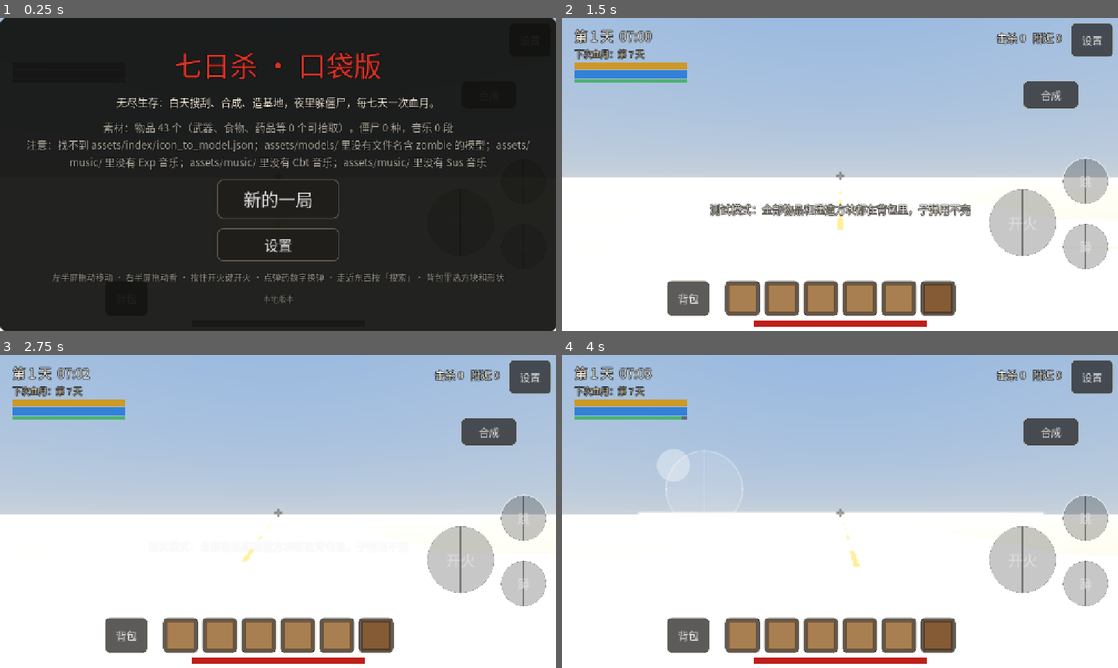
Above: before the commit, frames 1-4 (two rows, left to right).
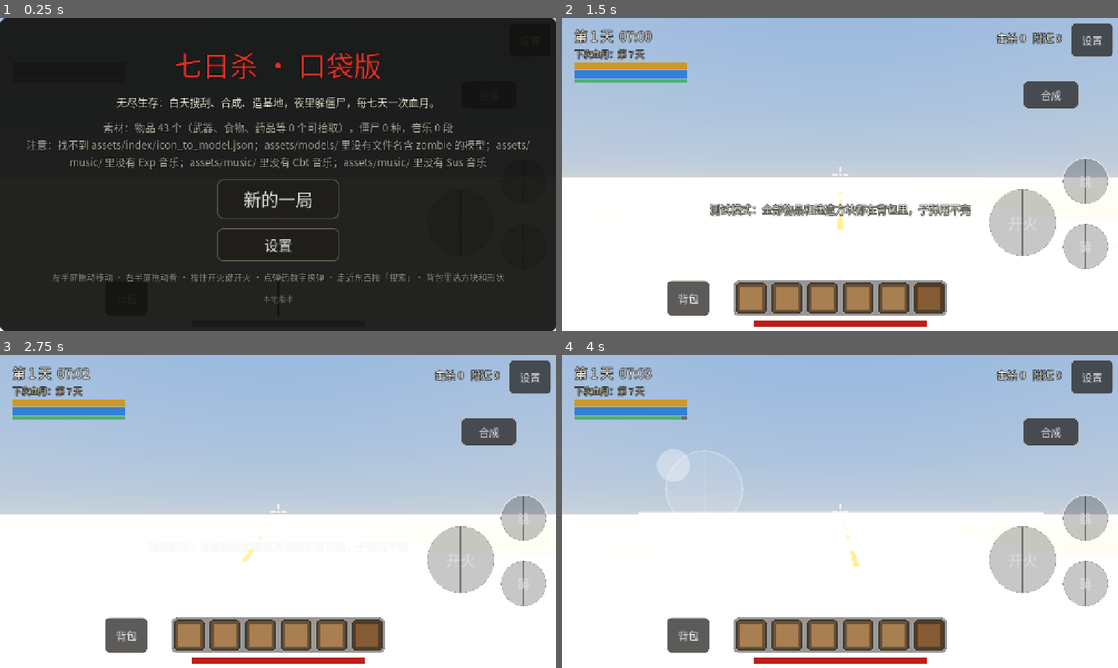
Above: after the commit, the same moments.

Repository: langhua98/7day
Game: Godot game, scene res://scenes/main.tscn
Two runs of this game, one before a commit and one after it. Both use one fixed random seed, a clock stepped at 60 frames per second and the inputs below.
Inputs (mouse positions are in pixels of both pictures, inside the frame that each line leads up to):
- Up to frame 1 (0.25 s): no input
- Up to frame 2 (1.5 s): click "新的一局" at 0.5 s; tap Enter at 1.25 s; move the mouse to (962, 158) at 1.27 s; click (962, 158) at 1.42 s
- Up to frame 3 (2.75 s): tap Space at 2 s; drag from (166, 527) to (250, 574) at 2.02 s
- Up to frame 4 (4 s): move the mouse to (895, 442) at 2.77 s; click (895, 442) at 2.92 s; tap Enter at 3.5 s; drag from (812, 574) to (673, 464) at 3.52 s

The runs differ from the first frame. In frame 2, 3.1% of the frame differs, in the area x 29-71%, y 47-96%; in frame 3, 3.1%; in frame 4, 3.1%.

Commit message:
优化快捷栏、弹药显示和准星
- 快捷栏加半透明圆角底板，格子缩小，选中格上浮，切换时显示装备名
- 弹药改成弹匣数 / 备弹 / 弹种三段，低弹量变橙、空弹变红并提示换弹
- 准星换成四线加中点，开枪时向外弹开；空弹变红
- 更新 test_ui

Diff:
--- a/scripts/combat.gd
+++ b/scripts/combat.gd
@@ -409,11 +409,9 @@
 	if row.get("kind", -1) != Assets.Kind.GUN:
 		hud.set_ammo("")
 		return
-	var text := "%d / %s" % [inventory.mags.get(inventory.equipped, 0),
-		"∞" if C.TEST_INFINITE else str(Weapons.ammo_count(inventory.inventory, inventory.equipped))]
-	var label := Weapons.ammo_label(inventory.mags_type.get(inventory.equipped, ""))
-	if label != "":
-		text += "  " + label
-	if _reload_left > 0.0:
-		text = "换弹中…"
-	hud.set_ammo(text)
+	var id := inventory.equipped
+	var st := Weapons.stats(id)
+	var mag := int(inventory.mags.get(id, 0))
+	var reserve := "∞" if C.TEST_INFINITE else str(Weapons.ammo_count(inventory.inventory, id))
+	var label := Weapons.ammo_label(inventory.mags_type.get(id, ""))
+	hud.set_ammo_data(mag, reserve, label, _reload_left > 0.0, st.mag)
--- a/scripts/hud.gd
+++ b/scripts/hud.gd
@@ -34,14 +34,19 @@
 var _jump_btn := Button.new()
 var _crouch_btn := Button.new()
 var _rotate_btn := Button.new()
-var _ammo := Label.new()
+var _ammo_panel := PanelContainer.new()
+var _ammo_mag := Label.new()
+var _ammo_reserve := Label.new()
+var _ammo_type := Label.new()
 var _kills := Label.new()
 var _toast := Label.new()
 var _banner := Label.new()
+var _hotbar_panel := PanelContainer.new()
 var _hotbar := HBoxContainer.new()
+var _hotbar_name := Label.new()
 var _attack_btn := Button.new()
 var _aim_btn := Button.new()
-var _cross := Label.new()
+var _cross := Crosshair.new()
 var _hitmarker := Label.new()
 var _action_btn := Button.new()
 var _progress := ProgressBar.new()
@@ -101,7 +106,6 @@
 var _toast_t := 0.0
 var _blood_day := false
 var _aim_id := -1
-var _cross_tween: Tween
 var _hit_tween: Tween
 ## 安全区：刘海、灵动岛、底部横条让出来的边距（画布像素）。按钮都放在 _safe 里
 var _safe := Control.new()
@@ -115,6 +119,7 @@
 var _status_text := ""
 var _kills_text := ""
 var _ammo_text := ""
+var _hotbar_name_tween: Tween
 var _effects_text := ""
 var _banner_text := ""
 var _action_text := ""
@@ -200,16 +205,9 @@
 	_root.add_child(_toast)
 
 	# 准星
-	_cross.text = "+"
 	_cross.set_anchors_preset(Control.PRESET_CENTER)
-	_cross.position = Vector2(-16, -28)
-	_cross.size = Vector2(32, 56)
-	_cross.horizontal_alignment = HORIZONTAL_ALIGNMENT_CENTER
-	_cross.vertical_alignment = VERTICAL_ALIGNMENT_CENTER
-	_cross.add_theme_font_size_override("font_size", 32)
-	_cross.modulate = Color(1, 1, 1, 0.6)
-	_cross.pivot_offset = _cross.size * 0.5
-	_cross.mouse_filter = Control.MOUSE_FILTER_IGNORE
+	_cross.position = Vector2(-32, -32)
+	_cross.size = Vector2(64, 64)
 	_root.add_child(_cross)
 
 	# 命中标记：打中僵尸在准星旁闪一下
@@ -235,17 +233,35 @@
 	_perf.visible = false
 	_root.add_child(_perf)
 
-	# 底部快捷栏
-	# 往两边长，格子多少都居中
-	_hotbar.set_anchors_preset(Control.PRESET_CENTER_BOTTOM)
+	# 底部快捷栏：外面包一层半透明圆角底板
+	_hotbar_panel.set_anchors_preset(Control.PRESET_CENTER_BOTTOM)
+	_hotbar_panel.grow_horizontal = Control.GROW_DIRECTION_BOTH
+	_hotbar_panel.grow_vertical = Control.GROW_DIRECTION_BEGIN
+	_hotbar_panel.offset_left = 0
+	_hotbar_panel.offset_right = 0
+	_hotbar_panel.offset_top = -118
+	_hotbar_panel.offset_bottom = -34
+	var hb_sb := StyleBoxFlat.new()
+	hb_sb.bg_color = Color(0.02, 0.02, 0.02, 0.42)
+	hb_sb.border_color = Color(1, 1, 1, 0.12)
+	hb_sb.set_border_width_all(1)
+	hb_sb.set_corner_radius_all(14)
+	hb_sb.set_content_margin_all(4)
+	_hotbar_panel.add_theme_stylebox_override("panel", hb_sb)
 	_hotbar.grow_horizontal = Control.GROW_DIRECTION_BOTH
-	_hotbar.grow_vertical = Control.GROW_DIRECTION_BEGIN
-	_hotbar.offset_left = 0
-	_hotbar.offset_right = 0
-	_hotbar.offset_top = -118
-	_hotbar.offset_bottom = -34
 	_hotbar.add_theme_constant_override("separation", 6)
-	_safe.add_child(_hotbar)
+	_hotbar_panel.add_child(_hotbar)
+	_safe.add_child(_hotbar_panel)
+	_hotbar_name.set_anchors_preset(Control.PRESET_CENTER_BOTTOM)
+	_hotbar_name.position = Vector2(-300, -158)
+	_hotbar_name.size = Vector2(600, 40)
+	_hotbar_name.horizontal_alignment = HORIZONTAL_ALIGNMENT_CENTER
+	_hotbar_name.vertical_alignment = VERTICAL_ALIGNMENT_CENTER
+	_hotbar_name.add_theme_font_size_override("font_size", 22)
+	_hotbar_name.add_theme_color_override("font_color", Color(1, 0.95, 0.8))
+	_hotbar_name.modulate.a = 0.0
+	_hotbar_name.mouse_filter = Control.MOUSE_FILTER_IGNORE
+	_safe.add_child(_hotbar_name)
 
 	# 按键布局照吃鸡手游（和平精英 / PUBG Mobile）的默认布局：
 	# 右边大开火键，开火键右上是跳，左上是开镜，左边是换弹；左手边摇杆上方一个小开火键；
@@ -270,15 +286,37 @@
 	_action_btn.visible = false
 	_safe.add_child(_action_btn)
 
-	# 子弹数：弹匣里 / 背包里
-	_ammo.set_anchors_preset(Control.PRESET_CENTER_BOTTOM)
-	_ammo.position = Vector2(-300, -240)
-	_ammo.size = Vector2(600, 44)
-	_ammo.horizontal_alignment = HORIZONTAL_ALIGNMENT_CENTER
-	_ammo.add_theme_font_size_override("font_size", 34)
-	_ammo.add_theme_font_override("font", Hud.number_font())
-	_ammo.visible = false
-	_safe.add_child(_ammo)
+	# 子弹数：弹匣里 / 背包里 / 弹种
+	_ammo_panel.set_anchors_preset(Control.PRESET_CENTER_BOTTOM)
+	_ammo_panel.position = Vector2(-260, -240)
+	_ammo_panel.size = Vector2(520, 78)
+	var am_sb := StyleBoxFlat.new()
+	am_sb.bg_color = Color(0.02, 0.02, 0.02, 0.42)
+	am_sb.border_color = Color(1, 1, 1, 0.14)
+	am_sb.set_border_width_all(1)
+	am_sb.set_corner_radius_all(14)
+	am_sb.set_content_margin_all(6)
+	_ammo_panel.add_theme_stylebox_override("panel", am_sb)
+	var am_row := HBoxContainer.new()
+	am_row.alignment = BoxContainer.ALIGNMENT_CENTER
+	am_row.add_theme_constant_override("separation", 10)
+	_ammo_mag.horizontal_alignment = HORIZONTAL_ALIGNMENT_RIGHT
+	_ammo_mag.custom_minimum_size = Vector2(100, 0)
+	_ammo_mag.add_theme_font_size_override("font_size", 38)
+	_ammo_mag.add_theme_font_override("font", Hud.number_font())
+	am_row.add_child(_ammo_mag)
+	_ammo_reserve.vertical_alignment = VERTICAL_ALIGNMENT_CENTER
+	_ammo_reserve.add_theme_font_size_override("font_size", 24)
+	_ammo_reserve.add_theme_color_override("font_color", Color(1, 1, 1, 0.65))
+	_ammo_reserve.add_theme_font_override("font", Hud.number_font())
+	am_row.add_child(_ammo_reserve)
+	_ammo_type.vertical_alignment = VERTICAL_ALIGNMENT_CENTER
+	_ammo_type.add_theme_font_size_override("font_size", 20)
+	_ammo_type.add_theme_color_override("font_color", Color(0.9, 0.82, 0.65, 0.9))
+	am_row.add_child(_ammo_type)
+	_ammo_panel.add_child(am_row)
+	_ammo_panel.visible = false
+	_safe.add_child(_ammo_panel)
 
 	# 翻找进度条（屏幕中间偏下）
 	_progress.set_anchors_preset(Control.PRESET_CENTER)
@@ -792,14 +830,37 @@
 
 ## 拿着枪时显示「弹匣 / 背包」子弹数和换弹键；text 为空就隐藏
 func set_ammo(text: String) -> void:
-	if text == _ammo_text:
+	if text == _ammo_text and text != "":
 		return
 	_ammo_text = text
-	_ammo.visible = text != ""
-	_ammo.text = text
-	_aim_btn.visible = text != ""
 	if text == "":
+		_ammo_panel.visible = false
+		_aim_btn.visible = false
 		aim_held = false
+		_cross.set_state(false, false)
+		return
+	var reloading := text.begins_with("换弹中")
+	var parts := text.split("  ")
+	var nums := parts[0].split(" / ")
+	var mag := int(nums[0]) if nums.size() > 0 and nums[0].is_valid_int() else 0
+	var reserve := nums[1] if nums.size() > 1 else ""
+	var label := parts[1] if parts.size() > 1 else ""
+	set_ammo_data(mag, reserve, label, reloading, maxi(mag, 1))
+
+
+func set_ammo_data(mag: int, reserve: String, label: String, reloading: bool, capacity: int) -> void:
+	_ammo_panel.visible = true
+	_aim_btn.visible = true
+	var low := capacity > 3 and mag > 0 and mag <= maxi(1, int(ceil(float(capacity) * 0.25)))
+	var empty := not reloading and mag <= 0
+	_ammo_mag.text = "…" if reloading else str(mag)
+	_ammo_reserve.text = "" if reloading else "/ " + str(reserve)
+	_ammo_type.text = "换弹中…" if reloading else ("空 · 点这里换弹" if empty else str(label))
+	_ammo_mag.add_theme_color_override("font_color",
+		Color(1, 0.3, 0.22, 0.95) if empty else (Color(1, 0.7, 0.25, 0.95) if low else Color(1, 1, 1, 0.95)))
+	_ammo_type.add_theme_color_override("font_color",
+		Color(1, 0.35, 0.25, 0.95) if empty else (Color(1, 0.75, 0.3, 0.95) if low else Color(0.9, 0.82, 0.65, 0.9)))
+	_cross.set_state(low, empty)
 
 
 func set_survival(water: float, effects: String) -> void:
@@ -970,6 +1031,20 @@
 		c.queue_free()
 	for id in hotbar_ids:
 		_hotbar.add_child(_slot(id, list))
+	var eq_name := ""
+	for e in list:
+		if e.get("equipped", false):
+			eq_name = Assets.display_name(str(e.id))
+			break
+	if eq_name != _hotbar_name.text:
+		_hotbar_name.text = eq_name
+		if _hotbar_name_tween and _hotbar_name_tween.is_valid():
+			_hotbar_name_tween.kill()
+		_hotbar_name.modulate.a = 1.0 if eq_name != "" else 0.0
+		if eq_name != "":
+			_hotbar_name_tween = create_tween()
+			_hotbar_name_tween.tween_interval(1.2)
+			_hotbar_name_tween.tween_property(_hotbar_name, "modulate:a", 0.0, 0.5)
 
 
 ## 刘海 / 灵动岛 / 底部横条：读系统给的安全区，换算成画布像素
@@ -1015,7 +1090,7 @@
 		if e.id == id:
 			entry = e
 	var b := Button.new()
-	b.custom_minimum_size = Vector2(84, 84) if not with_name else Vector2(110, 140)
+	b.custom_minimum_size = Vector2(76, 76) if not with_name else Vector2(110, 140)
 	b.icon = Assets.icon(id)
 	b.expand_icon = true
 	b.icon_alignment = HORIZONTAL_ALIGNMENT_CENTER
@@ -1029,11 +1104,14 @@
 	b.clip_text = true
 	if entry.get("equipped", false):
 		var sb := StyleBoxFlat.new()
-		sb.bg_color = Color(0.3, 0.22, 0.08, 0.85)
+		sb.bg_color = Color(0.3, 0.22, 0.08, 0.9)
 		sb.border_color = Color(1, 0.8, 0.3)
 		sb.set_border_width_all(3)
 		sb.set_corner_radius_all(12)
 		b.add_theme_stylebox_override("normal", sb)
+		if not with_name:
+			b.pivot_offset = Vector2(38, 38)
+			b.scale = Vector2(1.06, 1.06)
 	b.set_meta("item", id)
 	var quality: int = int(entry.get("quality", 0))
 	if quality > 1:
@@ -1095,11 +1173,11 @@
 
 ## 开枪/攻击时准星轻轻放大再回弹
 func crosshair_kick() -> void:
-	if _cross_tween and _cross_tween.is_valid():
-		_cross_tween.kill()
-	_cross.scale = Vector2(1.25, 1.25)
-	_cross_tween = create_tween()
-	_cross_tween.tween_property(_cross, "scale", Vector2.ONE, 0.14)
+	_cross.kick()
+
+
+func crosshair_color() -> Color:
+	return _cross.color
 
 
 func consume_look() -> Vector2:
@@ -1181,8 +1259,8 @@
 		_drag_last[index] = pos  # 按住开火再拖动可以边打边转视角
 		_press_attack(true)
 		return
-	if _ammo.visible and _ammo.get_global_rect().grow(8).has_point(pos):
-		_press_button(_ammo)
+	if _ammo_panel.visible and _ammo_panel.get_global_rect().grow(8).has_point(pos):
+		_press_button(_ammo_panel)
 		reload_pressed.emit()
 		return
 	if _rotate_btn.visible and _rotate_btn.get_global_rect().grow(10).has_point(pos):
--- /dev/null
+++ b/scripts/ui/crosshair.gd
@@ -0,0 +1,46 @@
+class_name Crosshair
+extends Control
+## 四条短线加中点的准星；开枪时四线向外弹开再回收。
+
+const BASE_GAP := 7.0
+const LINE_LEN := 10.0
+const LINE_W := 2.4
+
+var gap := BASE_GAP:
+	set(value):
+		gap = value
+		queue_redraw()
+var color := Color(1, 1, 1, 0.75):
+	set(value):
+		color = value
+		queue_redraw()
+var _tween: Tween
+
+
+func _ready() -> void:
+	mouse_filter = Control.MOUSE_FILTER_IGNORE
+	custom_minimum_size = Vector2(64, 64)
+
+
+func _draw() -> void:
+	var c := size * 0.5
+	var g := gap
+	var e := g + LINE_LEN
+	draw_line(c + Vector2(0, -g), c + Vector2(0, -e), color, LINE_W, true)
+	draw_line(c + Vector2(0, g), c + Vector2(0, e), color, LINE_W, true)
+	draw_line(c + Vector2(-g, 0), c + Vector2(-e, 0), color, LINE_W, true)
+	draw_line(c + Vector2(g, 0), c + Vector2(e, 0), color, LINE_W, true)
+	draw_circle(c, LINE_W * 1.15, color)
+
+
+func set_state(low: bool, empty: bool) -> void:
+	color = Color(1.0, 0.25, 0.2, 0.95) if empty else (
+		Color(1.0, 0.65, 0.2, 0.9) if low else Color(1, 1, 1, 0.75))
+
+
+func kick() -> void:
+	if _tween and _tween.is_valid():
+		_tween.kill()
+	gap = 13.0
+	_tween = create_tween()
+	_tween.tween_property(self, "gap", BASE_GAP, 0.14)
--- a/tests/test_ui.gd
+++ b/tests/test_ui.gd
@@ -19,7 +19,7 @@
 	var action: Rect2 = hud._action_btn.get_global_rect()
 	var bag: Rect2 = hud._bag_btn.get_global_rect()
 	var pause: Rect2 = hud._pause_btn.get_global_rect()
-	var ammo: Rect2 = hud._ammo.get_global_rect()
+	var ammo: Rect2 = hud._ammo_panel.get_global_rect()
 	check(not attack.intersects(aim), "攻击和瞄准不能重叠")
 	check(not aim.intersects(action), "瞄准和搜索不能重叠")
 	check(not bag.intersects(pause), "背包和暂停不能重叠")
@@ -63,6 +63,18 @@
 	hud._touch_down(3, ammo.get_center())
 	check_eq(reloads[0], 1, "点弹药数字应换弹")
 	hud._touch_up(3)
+	hud.set_ammo_data(2, "10", "9mm 普通", false, 15)
+	check_eq(hud._ammo_mag.text, "2", "显示弹匣数")
+	check_eq(hud._ammo_reserve.text, "/ 10", "显示备弹")
+	check_eq(hud._ammo_type.text, "9mm 普通", "显示弹种")
+	check(hud.crosshair_color().g < 0.8, "低弹量准星变色")
+	hud.set_ammo_data(0, "10", "9mm 普通", false, 15)
+	check(hud._ammo_type.text.contains("点这里换弹"), "空弹提示换弹")
+	check(hud.crosshair_color().g < 0.4, "空弹准星变红")
+	hud.set_ammo_data(2, "10", "9mm 普通", true, 15)
+	check(hud._ammo_type.text.contains("换弹中"), "换弹中提示")
+	hud.set_ammo("")
+	check(not hud._ammo_panel.visible, "切到空手应隐藏弹药面板")
 	hud._touch_down(4, jump.get_center())
 	check_eq(jumps[0], 1, "点跳应发信号")
 	hud._touch_up(4)
@@ -194,6 +206,14 @@
 	check(hud._pause_panel.visible and get_tree().paused, "设置返回暂停页")
 	hud.set_paused(false)
 
+	# 快捷栏：格子缩小、显示装备名
+	Assets.ensure_item("testUiItem", "测试物品")
+	hud.set_inventory([{"id": "testUiItem", "count": 3, "equipped": true, "quality": 0}], ["testUiItem"])
+	await get_tree().process_frame
+	var slot: Control = hud._hotbar.get_child(0)
+	check_eq(slot.custom_minimum_size, Vector2(76, 76), "快捷栏格子 76")
+	check_eq(hud._hotbar_name.text, "测试物品", "切换时显示装备名")
+
 	# 结算页回标题
 	var backs := [0]
 	hud.back_to_title.connect(func(): backs[0] += 1)
